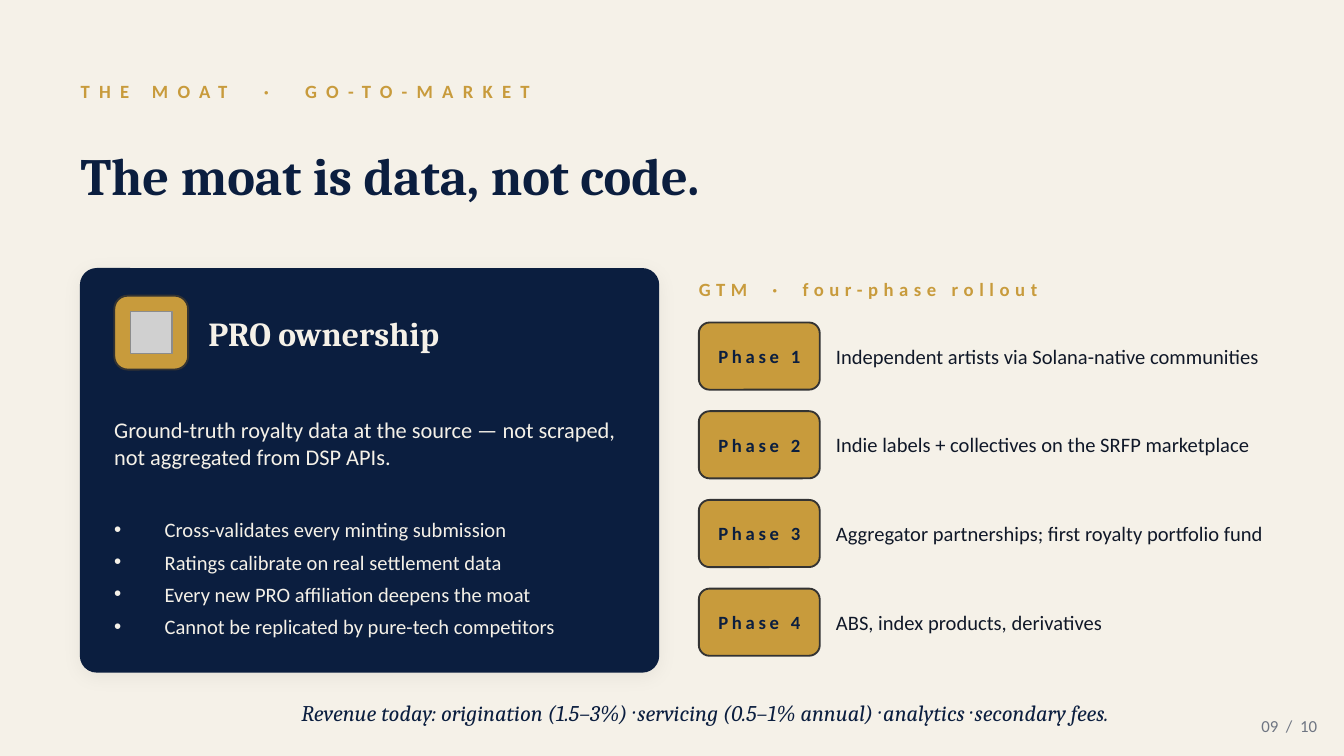
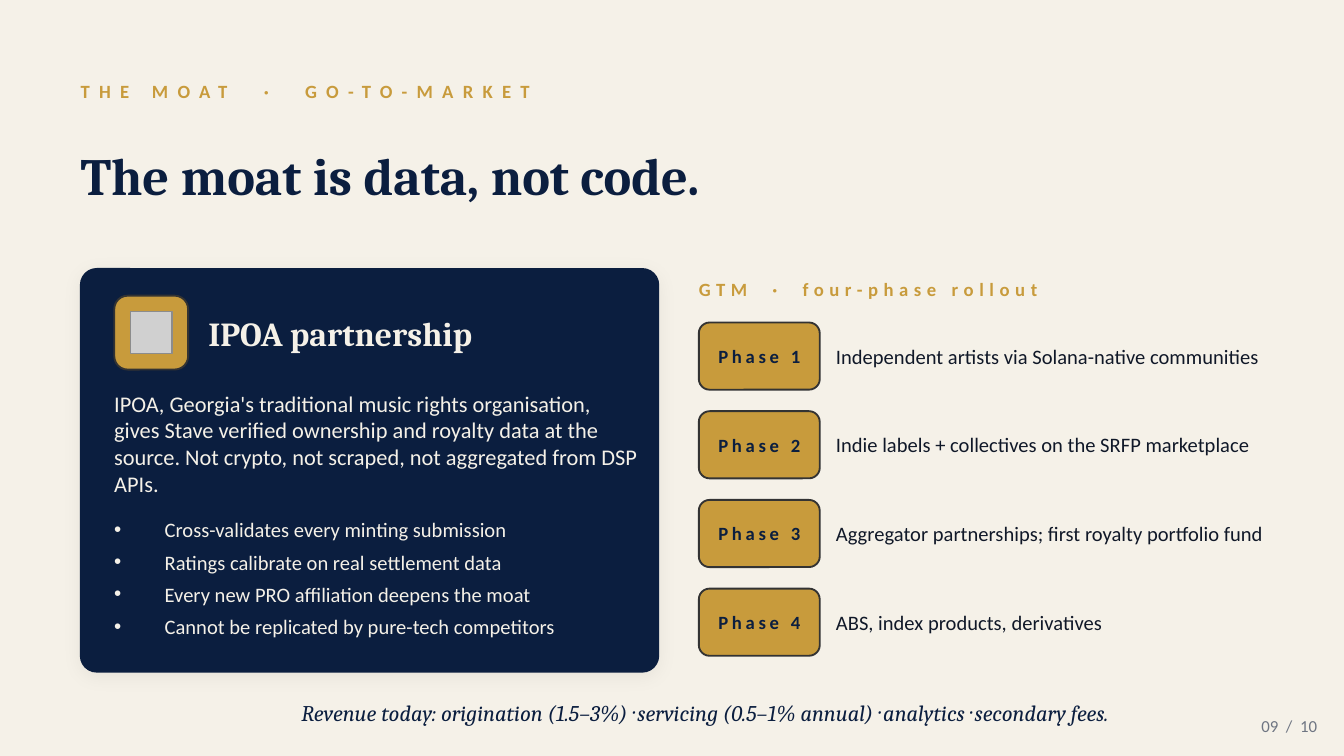
Before and after one commit to levanglij/stave, a slide deck: slide 9 of submission/Stave-pitch-deck.pptx. Drawn at 1344x756 pixels with LibreOffice and Linux fonts; fonts in the diff are those of the drawing; grey boxes stand for pictures. Boxes give left, top, right and bottom in pixels: in the first picture for what was removed or moved away, otherwise in the second. Text is boxed around its words. In the diff, an @@ line names an element or a change of style, - is before the commit and + after.

Commit message:
docs(submission): rename product IPOA to Stave in deck and script, frame IPOA as non-crypto data partner

```diff
--- a/submission/Stave-pitch-deck.pptx
+++ b/submission/Stave-pitch-deck.pptx
@@ text at box(208, 322, 472, 353): text changed @@
-PRO ownership
+IPOA partnership
@@ text at box(114, 396, 637, 492): text changed @@
-Ground-truth royalty data at the source — not scraped, not aggregated from DSP APIs.
+IPOA, Georgia's traditional music rights organisation, gives Stave verified ownership and royalty data at the source. Not crypto, not scraped, not aggregated from DSP APIs.
```
Also in this commit, not shown: 3 other slides changed, 1 other file.
